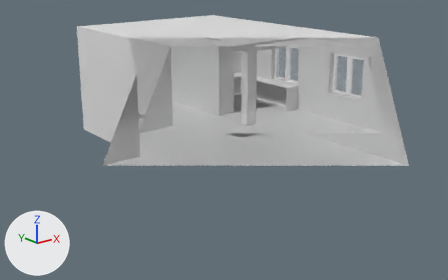
The Blender file Assets/Models/Krakow.blend: old version first, new version second.
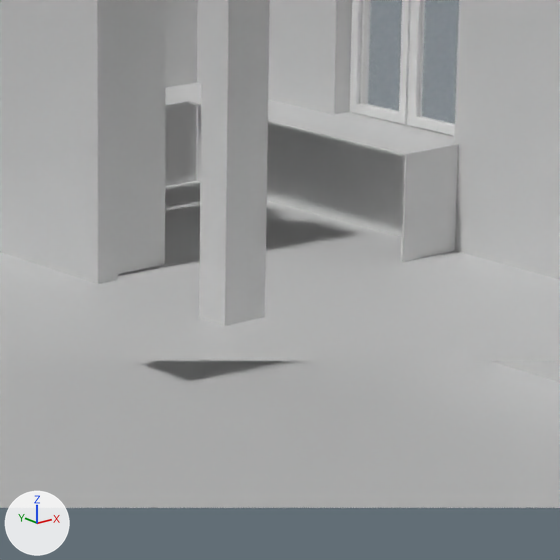
Old and new are each drawn whole from a camera (50 mm lens) standing at (-16.33, -19.3, 5.88) and looking at (-4.11, -4.02, -0.23) and again close up on the part from 44% to 72% of the width and 19% to 63% of the height. Arrows for +X, +Y and +Z are at lower left; the lights stay in place. The first two pictures are the older version. Everything nearer to the camera than a plane just in front of the edit is cut away.
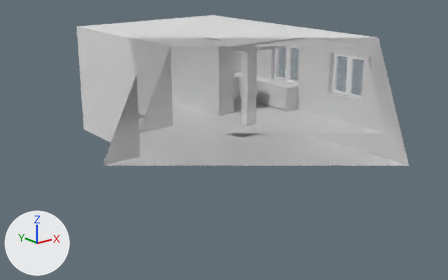
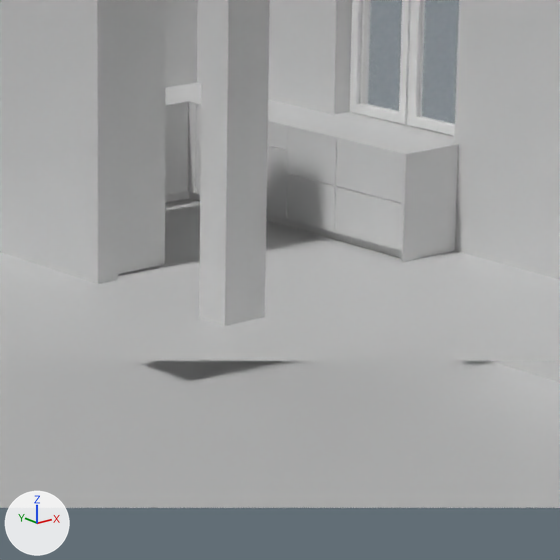
Location of each change, [x1, y1, x2, y2] in pixels of the close-ups (560 x 560 px):
```json
{"object": "Plane.006", "change": "shown", "after": [335, 140, 404, 258]}
{"object": "Plane.007", "change": "shown", "after": [287, 128, 342, 241]}
{"object": "Plane.012", "change": "shown", "after": [165, 104, 200, 203]}
{"object": "Plane.008", "change": "shown", "after": [266, 123, 293, 228]}
{"object": "Plane.009", "change": "shown", "after": [196, 106, 201, 194]}
```

The change, as JSON lines over the scene's bpy script:
```json
{"op": "remove", "block": "ob_plane_006", "code": "ob_plane_006.hide_set(True)"}
{"op": "remove", "block": "ob_plane_007", "code": "ob_plane_007.hide_set(True)"}
{"op": "remove", "block": "ob_plane_008", "code": "ob_plane_008.hide_set(True)"}
{"op": "remove", "block": "ob_plane_009", "code": "ob_plane_009.hide_set(True)"}
{"op": "remove", "block": "ob_plane_012", "code": "ob_plane_012.hide_set(True)"}
```
